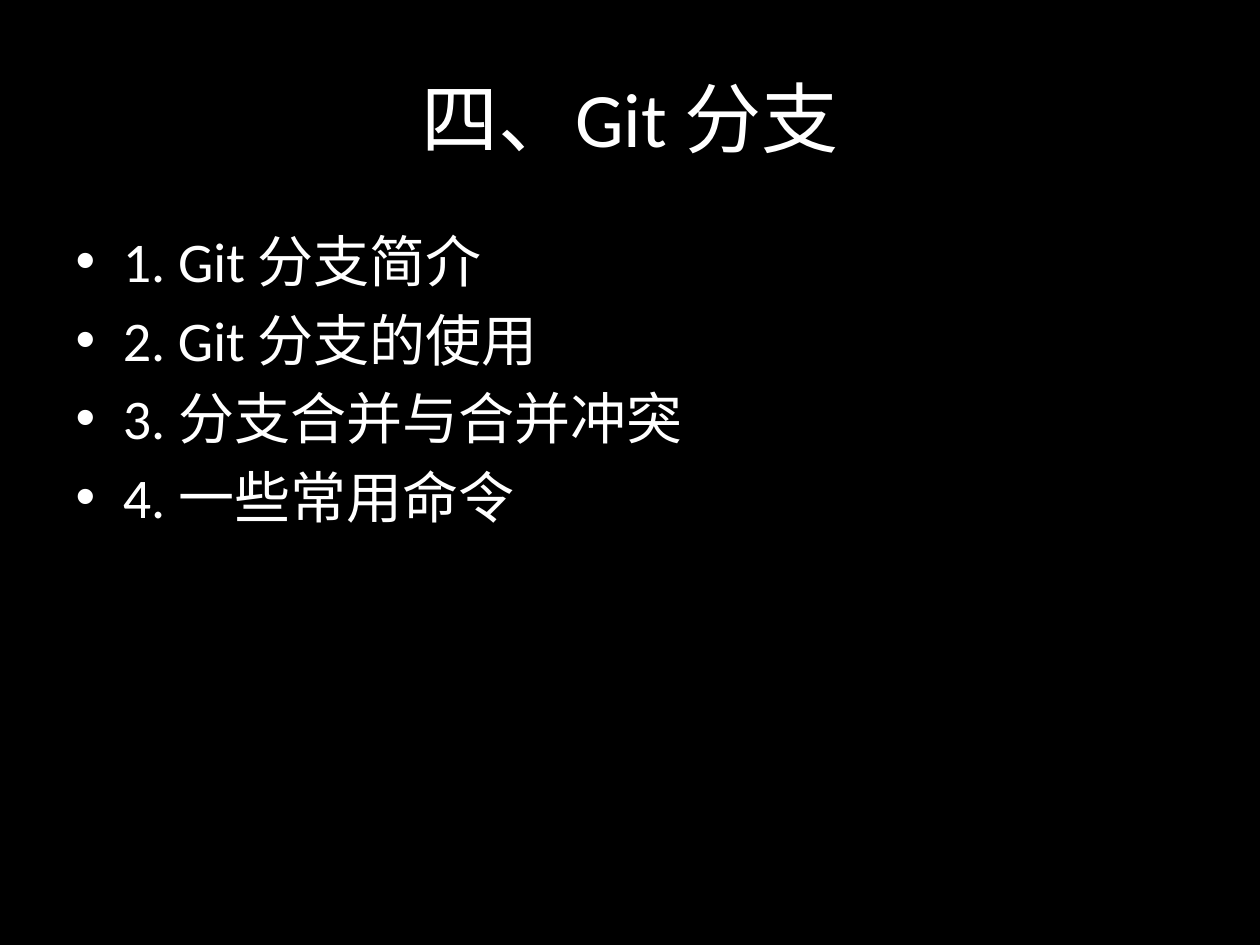
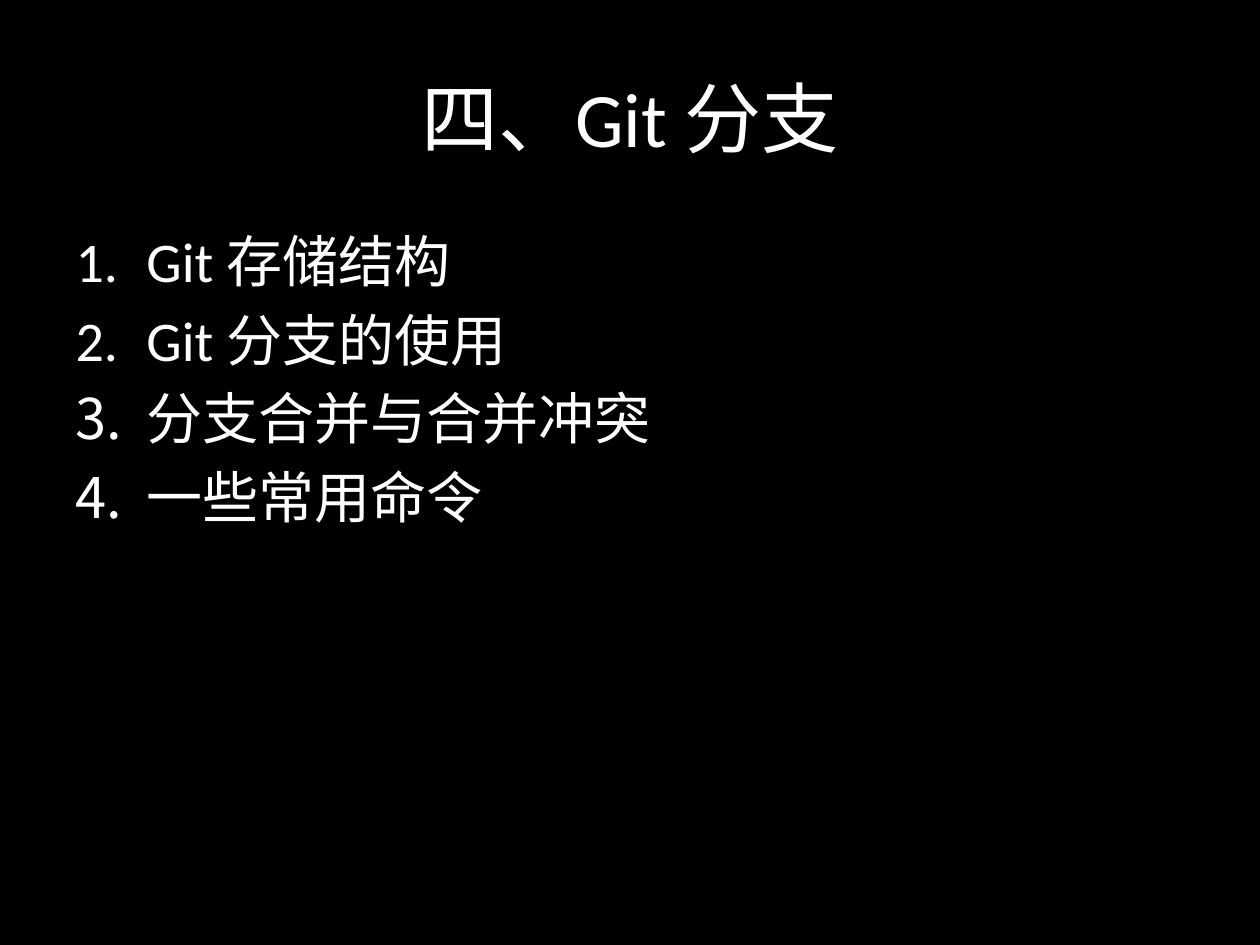
Before and after one commit to sontekliu/git-book, a slide deck: slide 23 of Git.pptx. Drawn at 1260x945 pixels with LibreOffice and Linux fonts; fonts in the diff are those of the drawing. Boxes give left, top, right and bottom in pixels: in the first picture for what was removed or moved away, otherwise in the second. Text is boxed around its words. In the diff, an @@ line names an element or a change of style, - is before the commit and + after.

Commit message:
update git ppt

```diff
--- a/Git.pptx
+++ b/Git.pptx
@@ text at <box>146,235,650,523</box>: text changed @@
-• 1. Git 分支简介
-• 2. Git 分支的使用
-• 3. 分支合并与合并冲突
-• 4. 一些常用命令
+1. Git 存储结构
+2. Git 分支的使用
+3. 分支合并与合并冲突
+4. 一些常用命令
```
Also in this commit, not shown: 18 other slides changed, 4 slides added.
